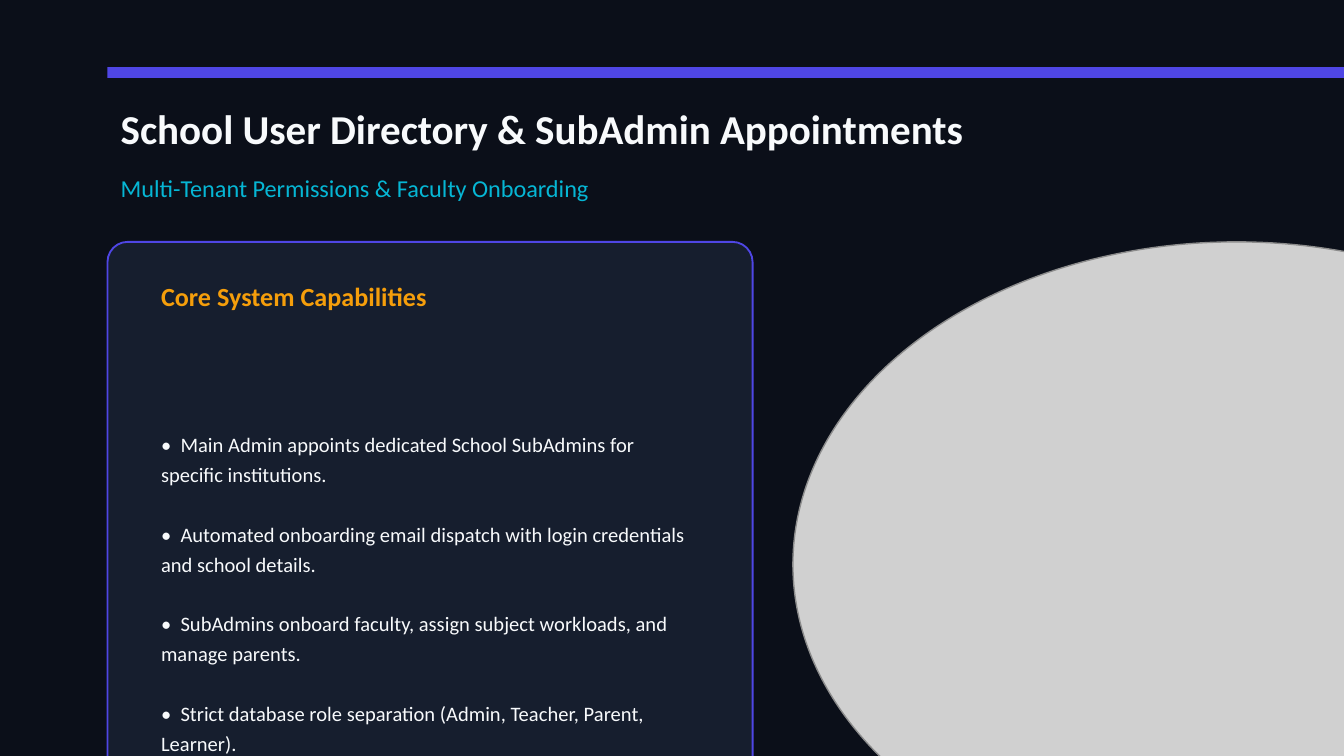
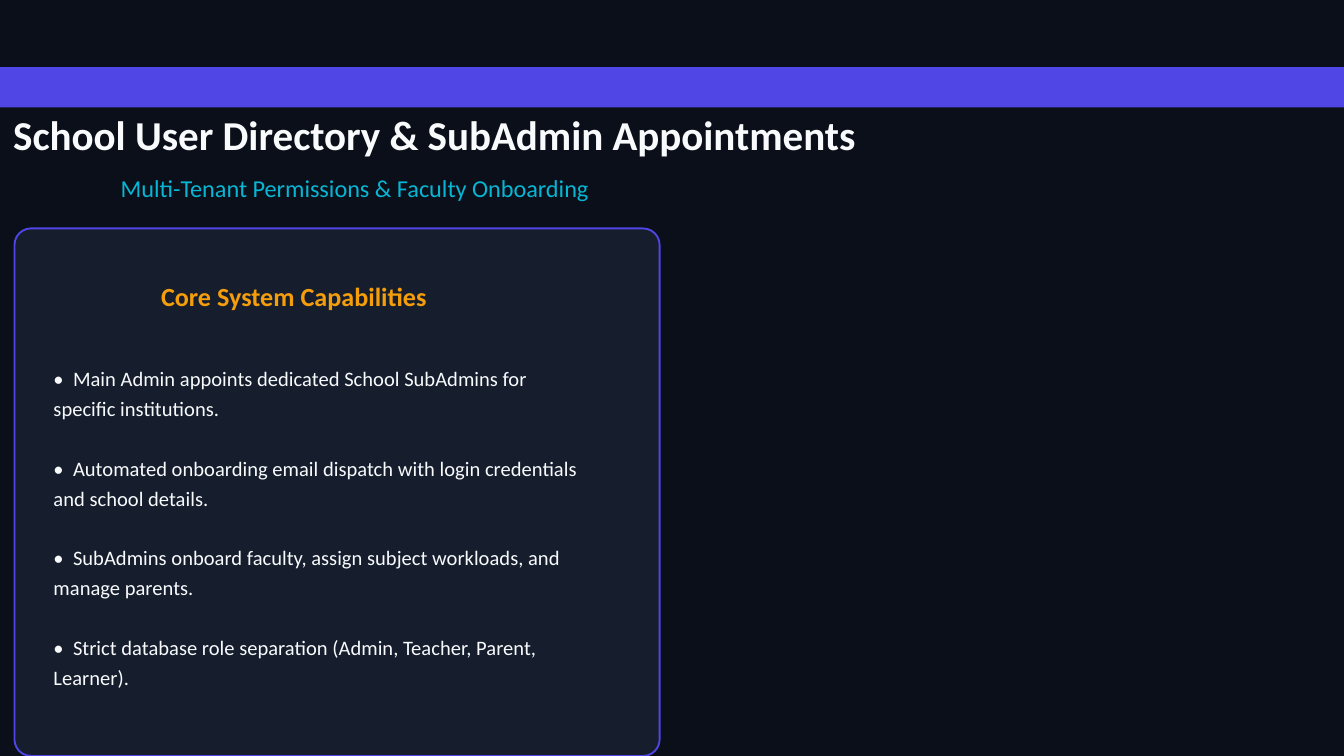
Before and after one commit to Tshepho5/fusion_high_app, a slide deck: slide 5 of FUSION_HIGH_SYSTEM_PRESENTATION.pptx. Drawn at 1344x756 pixels with LibreOffice and Linux fonts; fonts in the diff are those of the drawing; grey boxes stand for pictures. Boxes give left, top, right and bottom in pixels: in the first picture for what was removed or moved away, otherwise in the second. Text is boxed around its words. In the diff, an @@ line names an element or a change of style, - is before the commit and + after.

```diff
--- a/FUSION_HIGH_SYSTEM_PRESENTATION.pptx
+++ b/FUSION_HIGH_SYSTEM_PRESENTATION.pptx
@@ rectangle: place and size @@
-rectangle at bbox=[108, 67, 1344, 78]
+rectangle at bbox=[0, 67, 1344, 108]
@@ text "School User Directory & SubAdmin ...": place and size @@
-text "School User Directory & SubAdmin ..." at bbox=[121, 115, 963, 151]
+text "School User Directory & SubAdmin ..." at bbox=[13, 121, 856, 157]
@@ rounded rectangle: place and size @@
-rounded rectangle at bbox=[108, 242, 753, 756]
+rounded rectangle at bbox=[15, 228, 660, 755]
@@ picture removed at bbox=[793, 242, 1344, 756] @@
@@ text "• Main Admin appoints dedicated ...": place and size @@
-text "• Main Admin appoints dedicated ..." at bbox=[161, 437, 685, 754]
+text "• Main Admin appoints dedicated ..." at bbox=[53, 371, 577, 688]
```
Also in this commit, not shown: 3 other slides changed, 3 other files.
